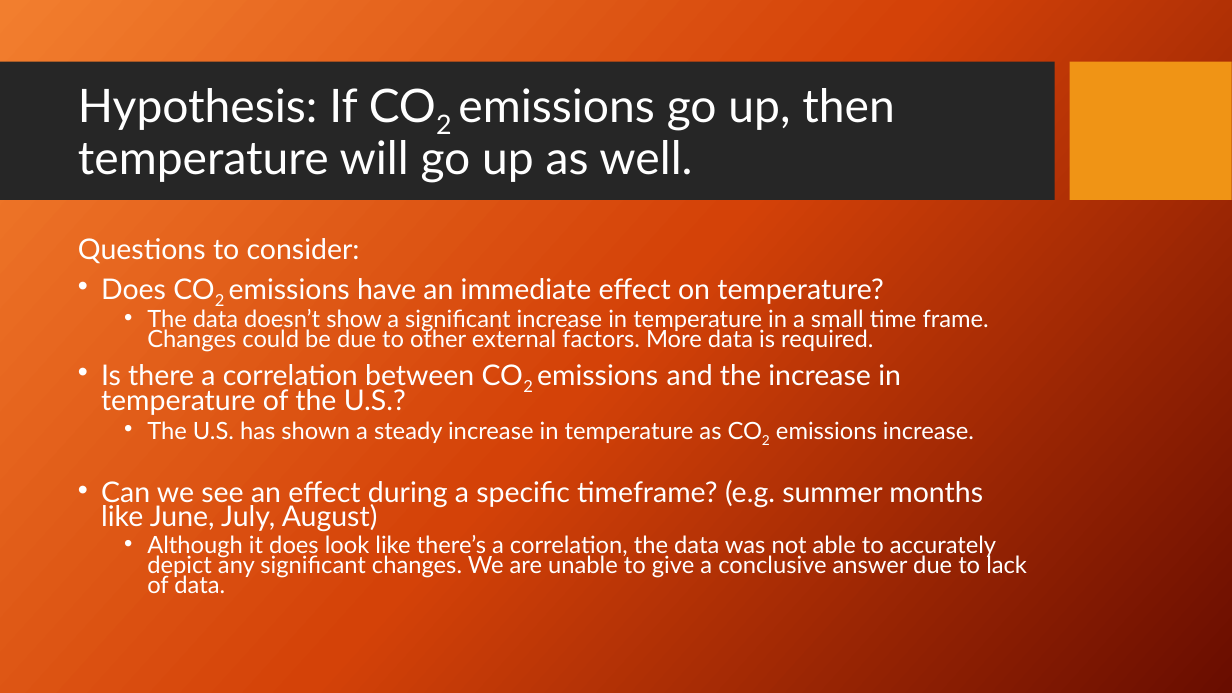
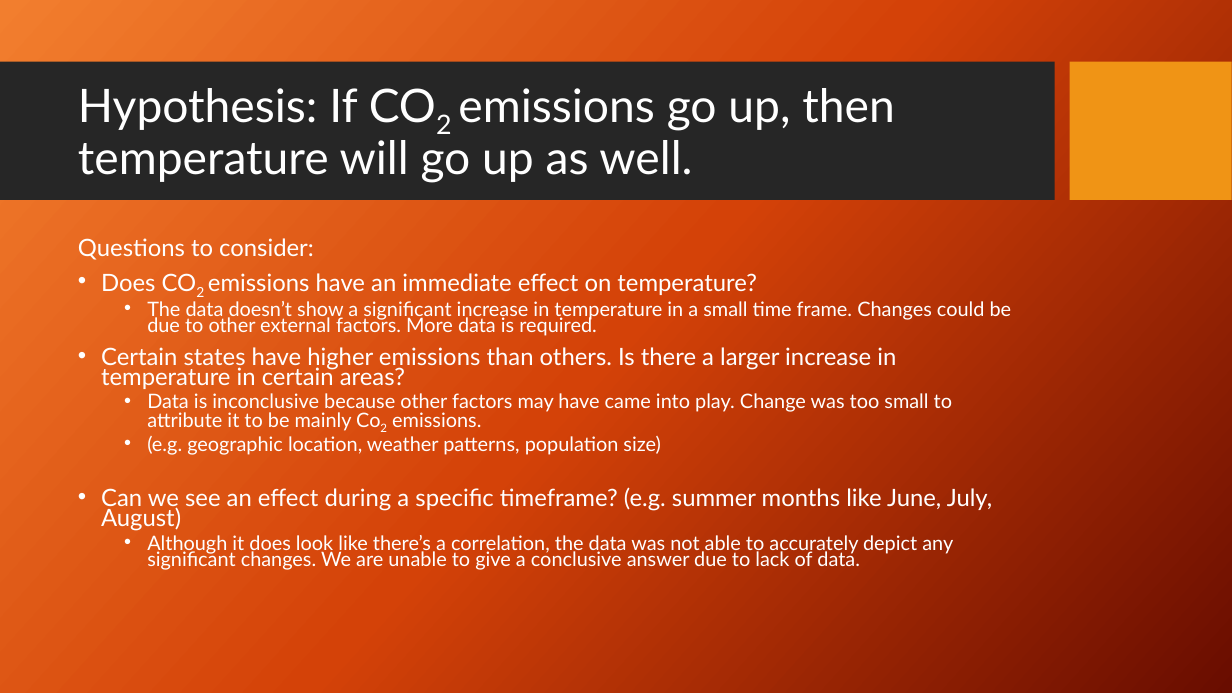
Before and after one commit to KennytheSun/Global_Warming_Repo, a slide deck: slide 2 of CO2emissionsVsTempPP.pptx. Drawn at 1232x693 pixels with LibreOffice and Linux fonts; fonts in the diff are those of the drawing; background and template pictures are left out. Boxes give left, top, right and bottom in pixels: in the first picture for what was removed or moved away, otherwise in the second. Text is boxed around its words. In the diff, an @@ line names an element or a change of style, - is before the commit and + after.

```diff
--- a/CO2emissionsVsTempPP.pptx
+++ b/CO2emissionsVsTempPP.pptx
@@ text at (78,238,1012,570): size 22.2 to 18.6 pt in "Questions to consider:", "Does CO2 emissions have an immediate effect ...", "Can we see an effect during a ..."; size 18.5 to 15.5 pt in "The data doesn’t show a significant increase ...", "Although it does look like there’s a ..." @@
@@ text at (101,347,952,455): text changed; size 22.2 to 15.5 pt @@
-• Is there a correlation between CO2 emissions and the increase in temperature of the U.S.?
-  • The U.S. has shown a steady increase in temperature as CO2 emissions increase.
+• Certain states have higher emissions than others. Is there a larger increase in temperature in certain areas?
+  • Data is inconclusive because other factors may have came into play. Change was too small to attribute it to be mainly Co2 emissions.
+  • (e.g. geographic location, weather patterns, population size)
```
Also in this commit, not shown: 3 other slides changed, 5 slides added, 4 other files.
